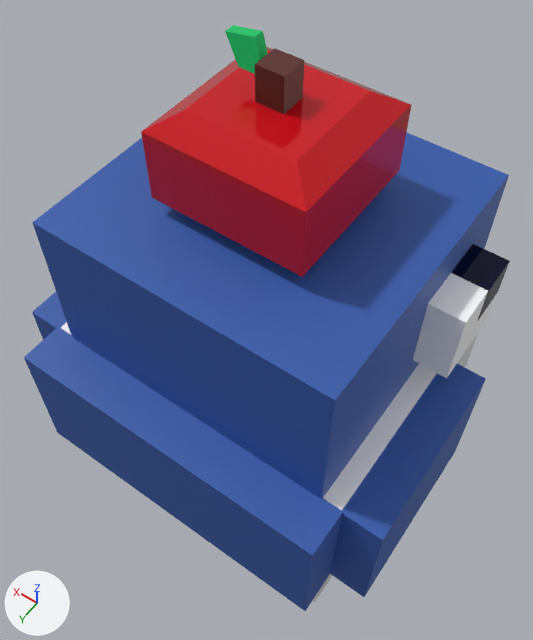
Renders of the Blender file pingoui.blend from each side of a commit.
The view is the same before and after, from a 50 mm camera at (-1.46, 2.58, 4.88) aimed at (0.18, 0.28, 1.27). Arrows for +X, +Y and +Z are at lower left; the lights stay in place. The picture after the commit comes second.
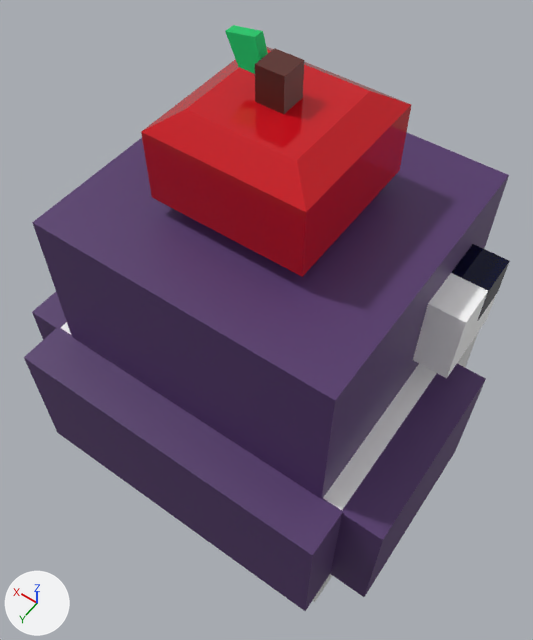
What differs and where, as boxes [x1, y1, x2, y2] in the pictures (533 x 640 px):
'Cube.001', recoloured (blue to dark purple): [32, 132, 509, 499] in both
'Cube.004', recoloured (blue to dark purple): [24, 327, 343, 611] in both
'Cube.003', recoloured (blue to dark purple): [330, 364, 486, 597] in both
'Cube.002', recoloured (blue to dark purple): [32, 292, 67, 340] in both

The change, as a list of edits to the scene's bpy script:
```text
Change mat_material_002:
    mat_material_002.base_color: (0.0319, 0.102, 0.407) -> (0.0865, 0.0356, 0.15)  # blue #325aab -> dark purple #53356c
Change mat_material_003:
    mat_material_003.base_color: (0.0319, 0.102, 0.407) -> (0.0865, 0.0356, 0.15)  # blue #325aab -> dark purple #53356c
Change mat_material_004:
    mat_material_004.base_color: (0.0319, 0.102, 0.407) -> (0.0865, 0.0356, 0.15)  # blue #325aab -> dark purple #53356c
Change mat_material_005:
    mat_material_005.base_color: (0.0319, 0.102, 0.407) -> (0.0865, 0.0356, 0.15)  # blue #325aab -> dark purple #53356c
```
